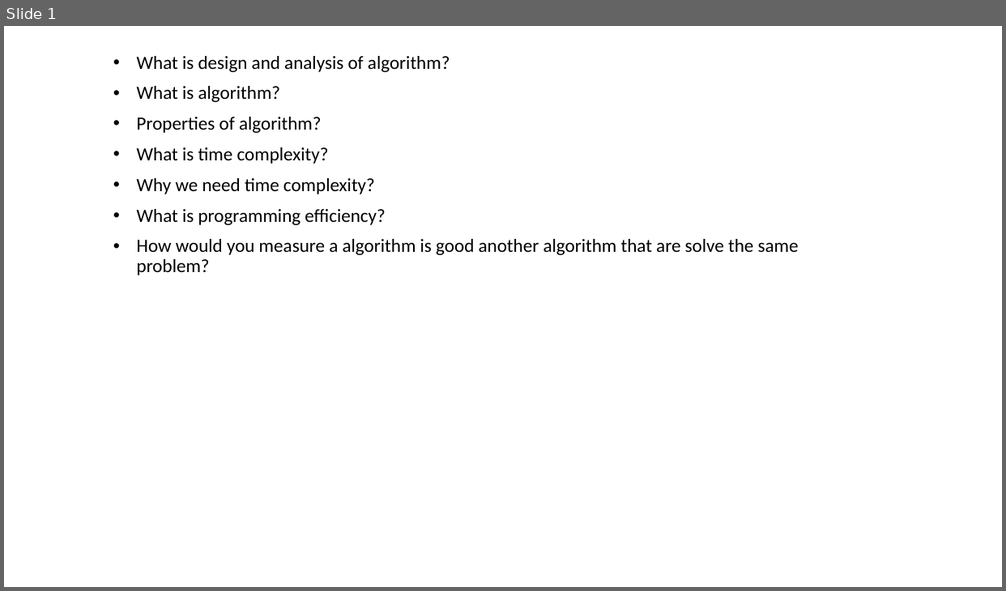
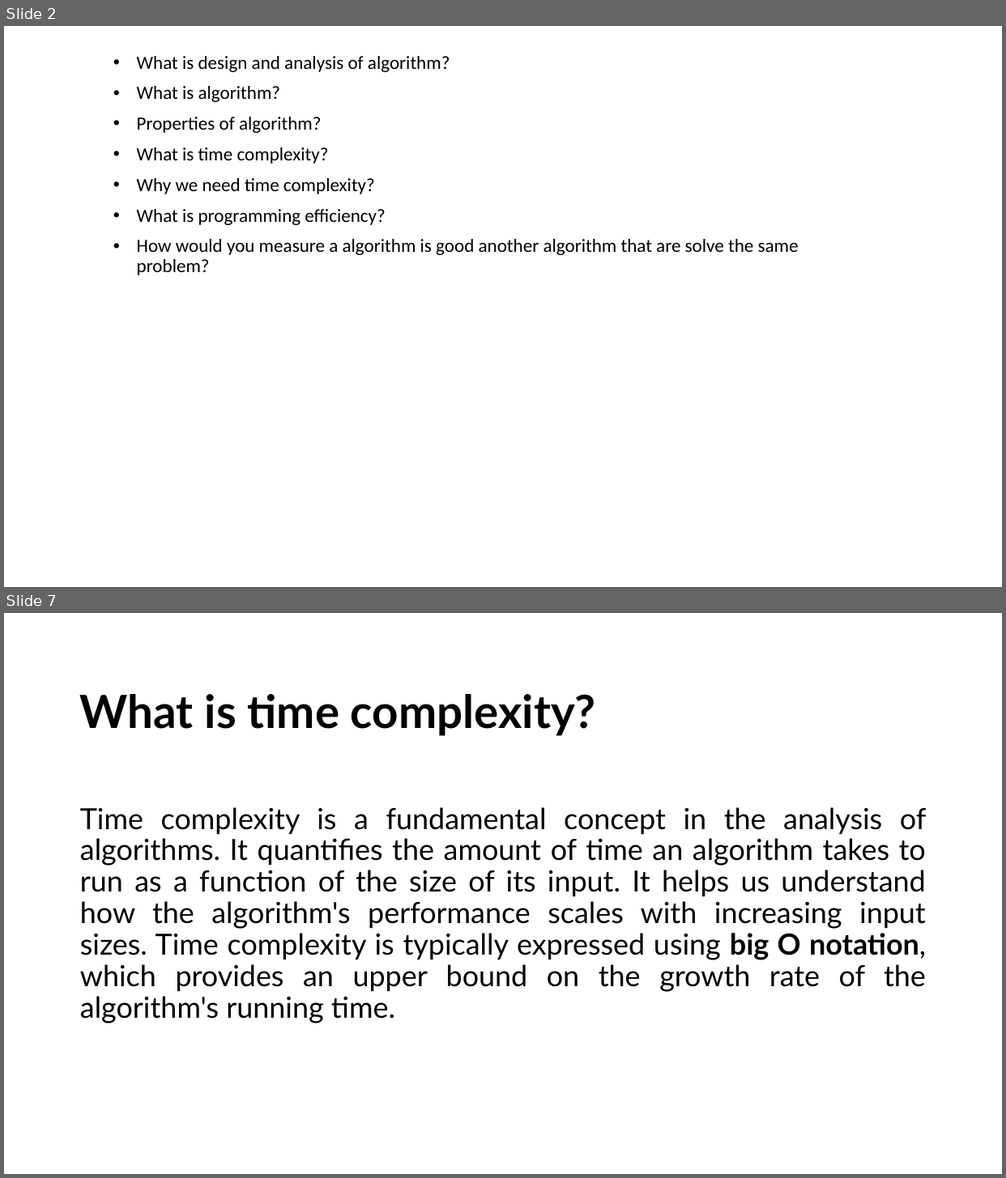
Before and after one commit to alaminbhuyan/DSA-In-Python, a slide deck: Design & Analysis Of Algorithm PDF/DAA.pptx. Shown one above the other, each under a label of ours: slide 1 before the commit, slides 2 and 7 after it; the slides between them are not shown. The pictures are 1006x591 and 1006x1178 pixels, drawn with LibreOffice and Linux fonts; fonts in the diff are those of the drawing. Boxes give left, top, right and bottom in pixels: in the first picture for what was removed or moved away, otherwise in the second. Text is boxed around its words. In the diff, an @@ line names an element or a change of style, - is before the commit and + after.

```diff
--- a/Design & Analysis Of Algorithm PDF/DAA.pptx
+++ b/Design & Analysis Of Algorithm PDF/DAA.pptx
@@ slide 7 added at bbox=[4, 613, 1002, 1174], background #FFFFFF @@
@@ title added at bbox=[80, 694, 596, 736], 44 pt, text #000000, bold @@
+What is time complexity?
@@ text added at bbox=[80, 807, 927, 1024], 28 pt, text #000000 @@
+Time complexity is a fundamental concept in the analysis of algorithms. It quantifies the amount of time an algorithm takes to run as a function of the size of its input. It helps us understand how the algorithm's performance scales with increasing input sizes. Time complexity is typically expressed using big O notation, which provides an upper bound on the growth rate of the algorithm's running time.
@@ what was slide 1 is now slide 2 @@
```
Also in this commit, not shown: 5 other slides added, 1 other file.
